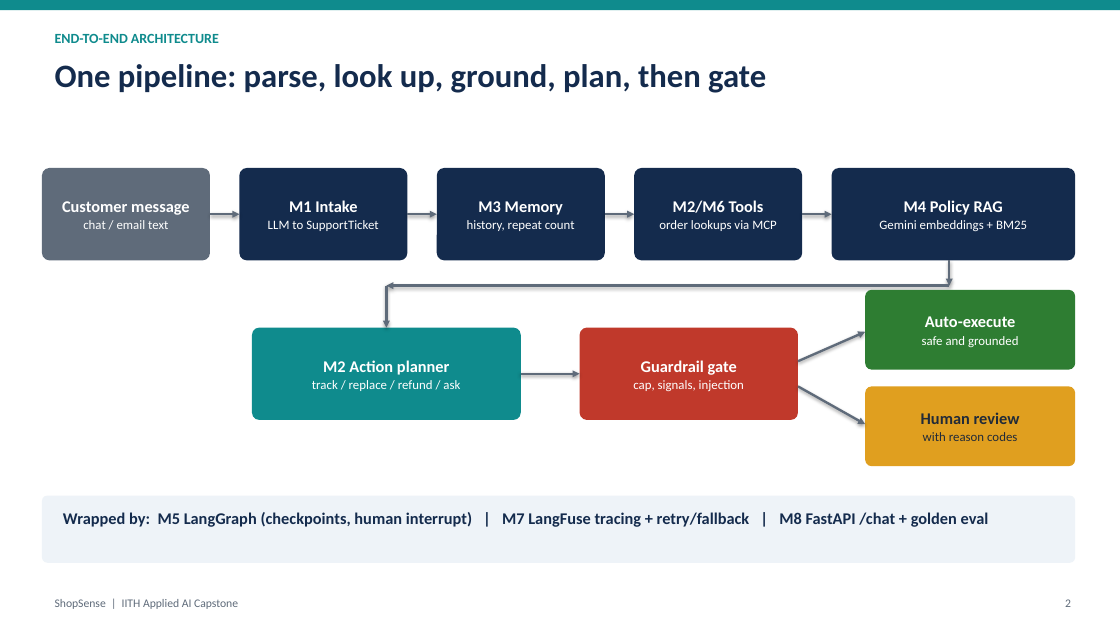
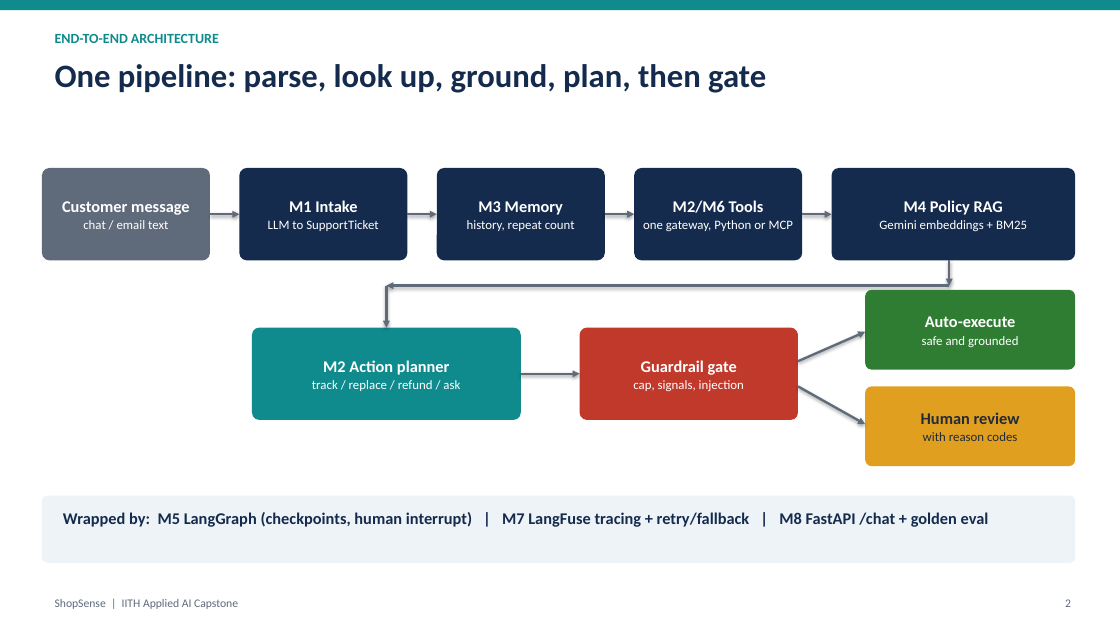
Before and after one commit to abhraj786/iith-ai-capstone-shopsense, a slide deck: slide 2 of docs/deck/iith-ai-capstone-shopsense.pptx. Drawn at 1120x630 pixels with LibreOffice and Linux fonts; fonts in the diff are those of the drawing. Boxes give left, top, right and bottom in pixels: in the first picture for what was removed or moved away, otherwise in the second. Text is boxed around its words. In the diff, an @@ line names an element or a change of style, - is before the commit and + after.

Commit message:
Deck: mark M1-M6 complete, M7/M8 in progress; architecture tools wording

```diff
--- a/docs/deck/iith-ai-capstone-shopsense.pptx
+++ b/docs/deck/iith-ai-capstone-shopsense.pptx
@@ text in rounded rectangle at (643,220,793,231): text changed @@
-order lookups via MCP
+one gateway, Python or MCP
```
Also in this commit, not shown: 2 other slides changed, 1 other file.
